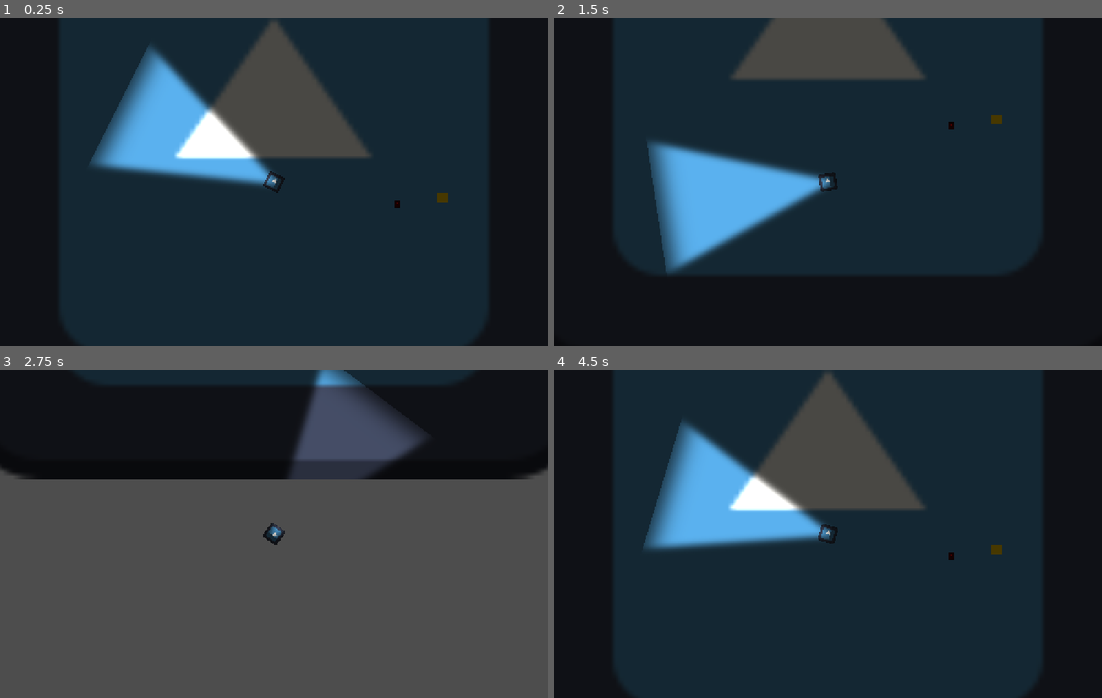
Above: before the commit, frames 1-4 (two rows, left to right).
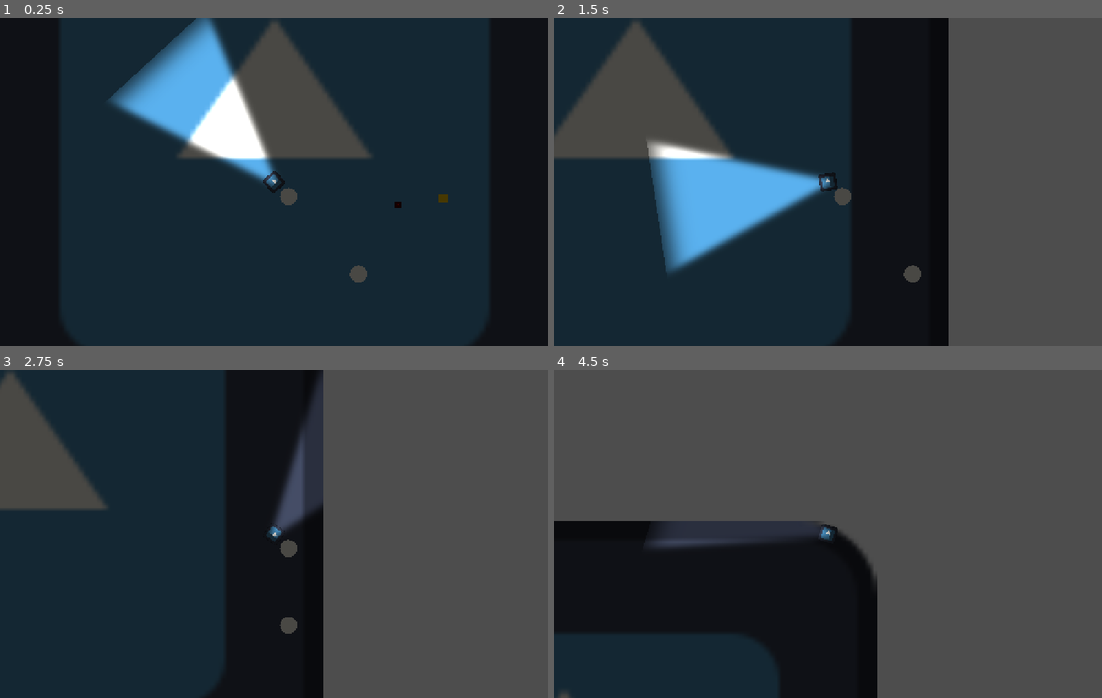
Above: after the commit, the same moments.

Repository: dama33/flashlight-game
Game: Godot game, scene res://level.tscn
The game is run twice, just before and just after one commit, with the same random seed, the same clock (stepped at 60 frames per second) and the same inputs. The engine's default icon, where the game draws it, is replaced by a stand-in: a white triangle on a blue panel in a dark square.
Inputs (mouse positions are in pixels of both pictures, inside the frame that each line leads up to):
- Up to frame 1 (0.25 s): no input
- Up to frame 2 (1.5 s): tap Enter at 0.5 s; move the mouse to (948, 165) at 0.52 s; hold Right (ui_right) 0.53-1.28 s; move the mouse to (718, 198) at 1.27 s; hold S (down) from 1.28 s (still down)
- Up to frame 3 (2.75 s): move the mouse to (328, 461) at 2.02 s; release S (down) at 2.03 s; hold Right (ui_right) from 2.03 s (still down)
- Up to frame 4 (4.5 s): tap Space at 2.75 s; move the mouse to (800, 599) at 2.77 s; release Right (ui_right) at 2.78 s; hold W (up) 2.78-3.53 s; move the mouse to (992, 583) at 3.52 s; hold Left (ui_left) from 3.53 s (still down); tap Enter at 4.25 s; move the mouse to (663, 484) at 4.27 s

The runs differ from the first frame. In frame 1, 8.5% of the frame differs, in the area x 16-82%, y 0-81%; in frame 2, 71%; in frame 3, 63%; in frame 4, 83%, in the area x 0-100%, y 0-100%.

Commit message:
Added monster

Diff:
--- a/ExplosionTrap.tscn
+++ b/ExplosionTrap.tscn
@@ -13,3 +13,4 @@
 shape = SubResource("CircleShape2D_1mv1j")
 
 [connection signal="area_entered" from="Area2D" to="." method="_on_area_2d_area_entered"]
+[connection signal="body_entered" from="Area2D" to="." method="_on_area_2d_body_entered"]
--- a/Monster.tscn
+++ b/Monster.tscn
@@ -1,20 +1,40 @@
 [gd_scene format=3 uid="uid://dp0nu5giqyqrb"]
 
-[sub_resource type="CapsuleMesh" id="CapsuleMesh_1mv1j"]
+[ext_resource type="Script" uid="uid://d3ujtaijxouxv" path="res://monster.gd" id="1_vb3nq"]
+[ext_resource type="Script" uid="uid://bimqqcdpy7ses" path="res://monster_attack_range_area.gd" id="2_ssiii"]
+
+[sub_resource type="SphereMesh" id="SphereMesh_vb3nq"]
 
 [sub_resource type="CircleShape2D" id="CircleShape2D_1mv1j"]
-radius = 37.576588
+radius = 14.0
+
+[sub_resource type="CircleShape2D" id="CircleShape2D_mnow7"]
+radius = 22.022715
 
 [node name="Monster" type="CharacterBody2D" unique_id=1333855396]
+script = ExtResource("1_vb3nq")
 
 [node name="MeshInstance2D" type="MeshInstance2D" parent="." unique_id=1251972312]
-position = Vector2(9.536743e-07, 1.0000038)
-scale = Vector2(45.999996, 26.000002)
-mesh = SubResource("CapsuleMesh_1mv1j")
+position = Vector2(-2.3841858e-07, 3.0994415e-06)
+scale = Vector2(20.022678, 20.000004)
+mesh = SubResource("SphereMesh_vb3nq")
 
 [node name="CollisionShape2D" type="CollisionShape2D" parent="." unique_id=1989768960]
 shape = SubResource("CircleShape2D_1mv1j")
 
-[node name="Area2D" type="Area2D" parent="." unique_id=1910032619]
+[node name="Area2D" type="Area2D" parent="." unique_id=1582204198]
+collision_layer = 2
+collision_mask = 32768
+script = ExtResource("2_ssiii")
 
-[node name="CollisionPolygon2D" type="CollisionPolygon2D" parent="Area2D" unique_id=1246243974]
+[node name="CollisionShape2D" type="CollisionShape2D" parent="Area2D" unique_id=1336939463]
+shape = SubResource("CircleShape2D_mnow7")
+debug_color = Color(0.9974902, 0, 0.17474338, 0.41960785)
+
+[node name="AttackTimer" type="Timer" parent="." unique_id=106201166]
+unique_name_in_owner = true
+wait_time = 2.5
+
+[connection signal="body_entered" from="Area2D" to="." method="_on_area_2d_body_entered"]
+[connection signal="body_exited" from="Area2D" to="." method="_on_area_2d_body_exited"]
+[connection signal="timeout" from="AttackTimer" to="." method="_on_attack_timer_timeout"]
--- a/explosion_trap.gd
+++ b/explosion_trap.gd
@@ -11,7 +11,7 @@
 	pass
 
 
-func _on_area_2d_area_entered(area: Area2D) -> void:
+func _on_area_2d_body_entered(body: Node2D) -> void:
 	# Insta kill the player
 	print("Explosion trap trigggered!")
 	queue_free()
--- /dev/null
+++ b/level.gd
@@ -0,0 +1,20 @@
+extends Node2D
+
+const MONSTER_SCENE = preload("res://Monster.tscn")
+# Called when the node enters the scene tree for the first time.
+func _ready() -> void:
+	spawn_monster()
+	pass # Replace with function body.
+@onready var tile_map_layer: TileMapLayer = $TileMapLayer
+
+
+# Called every frame. 'delta' is the elapsed time since the previous frame.
+func _process(delta: float) -> void:
+	pass
+func spawn_monster() -> void:
+	var new_monster = MONSTER_SCENE.instantiate()
+	var user_rect:Rect2i = tile_map_layer.get_used_rect()
+
+	new_monster.position = Vector2(10.0, 10.0)
+	add_child(new_monster)
+	pass
--- a/level.tscn
+++ b/level.tscn
@@ -1,15 +1,18 @@
 [gd_scene format=3 uid="uid://bfs1mxhgtokwq"]
 
+[ext_resource type="Script" uid="uid://chxms6a4hjuaj" path="res://level.gd" id="1_km5ld"]
 [ext_resource type="Texture2D" uid="uid://buedxuqh1peyk" path="res://icon.svg" id="1_u52ul"]
 [ext_resource type="PackedScene" uid="uid://c57yc4fdslxy8" path="res://player.tscn" id="2_vonw3"]
 [ext_resource type="PackedScene" uid="uid://btpcnoueyqvua" path="res://wall.tscn" id="3_oi3di"]
 [ext_resource type="PackedScene" uid="uid://dofjhorhhlduj" path="res://SnareTrap.tscn" id="4_1ainy"]
 [ext_resource type="PackedScene" uid="uid://dju103cu6jk3h" path="res://ExplosionTrap.tscn" id="5_n6hdu"]
 [ext_resource type="PackedScene" uid="uid://cj05l0kvpgkcd" path="res://SpikeTrap.tscn" id="6_km5ld"]
+[ext_resource type="PackedScene" uid="uid://dp0nu5giqyqrb" path="res://Monster.tscn" id="7_n6hdu"]
 
 [sub_resource type="QuadMesh" id="QuadMesh_w3ivq"]
 
 [node name="Node2D" type="Node2D" unique_id=720652374]
+script = ExtResource("1_km5ld")
 
 [node name="CanvasModulate" type="CanvasModulate" parent="." unique_id=2037092492]
 color = Color(0.28688657, 0.28111443, 0.2654864, 1)
@@ -35,3 +38,6 @@
 
 [node name="SpikeTrap" parent="." unique_id=927160048 instance=ExtResource("6_km5ld")]
 position = Vector2(144, 26)
+
+[node name="Monster" parent="." unique_id=1333855396 instance=ExtResource("7_n6hdu")]
+position = Vector2(98, 107)
--- /dev/null
+++ b/monster.gd
@@ -0,0 +1,33 @@
+extends CharacterBody2D
+
+
+const SPEED = 300.0
+const DAMAGE = 2
+@onready var AttackTimer:Timer = %AttackTimer
+
+func _physics_process(delta: float) -> void:
+
+	# Get the input direction and handle the movement/deceleration.
+	# As good practice, you should replace UI actions with custom gameplay actions.
+	var direction := Input.get_axis("ui_left", "ui_right")
+	if direction:
+		velocity.x = direction * SPEED
+	else:
+		velocity.x = move_toward(velocity.x, 0, SPEED)
+
+	move_and_slide()
+
+
+func _on_area_2d_body_exited(body: Node2D) -> void:
+	AttackTimer.stop()
+	pass # Replace with function body.
+
+
+func _on_area_2d_body_entered(body: Node2D) -> void:
+	AttackTimer.start()
+	pass # Replace with function body.
+
+
+func _on_attack_timer_timeout() -> void:
+	Player.instance.take_damage(2)
+	pass # Replace with function body.
--- /dev/null
+++ b/monster_attack_range_area.gd
@@ -0,0 +1,11 @@
+extends Area2D
+
+
+# Called when the node enters the scene tree for the first time.
+func _ready() -> void:
+	pass # Replace with function body.
+
+
+# Called every frame. 'delta' is the elapsed time since the previous frame.
+func _process(delta: float) -> void:
+	pass
--- a/player.gd
+++ b/player.gd
@@ -31,5 +31,7 @@
 
 func take_damage(damage:int):
 	current_health-=damage
+	print("Took damage")
 	if current_health <= 0:
+		print("Died!")
 		pass #die
Not shown, added: assets/UI/alert-1.png.import
Not shown, added: assets/UI/alert-2.png.import
Not shown, added: assets/UI/alert-3.png.import
Not shown, added: assets/UI/alert-4.png.import
Not shown, added: assets/UI/alert.png.import
Not shown, added: assets/UI/button-1.png.import
Not shown, added: assets/UI/button-2.png.import
Not shown, added: assets/UI/button-3.png.import
Not shown, added: assets/UI/button.png.import
Not shown, added: assets/UI/input.png.import
Not shown, added: level.gd.uid
Not shown, added: monster.gd.uid
(and 1 more such lines)
